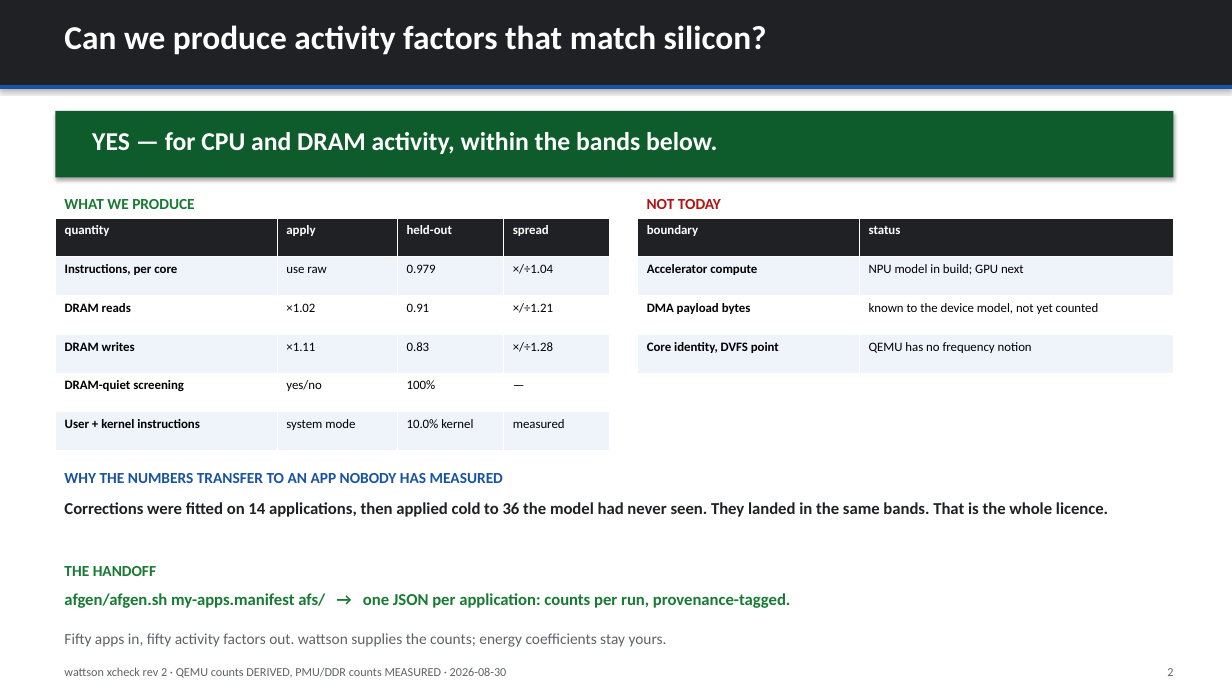
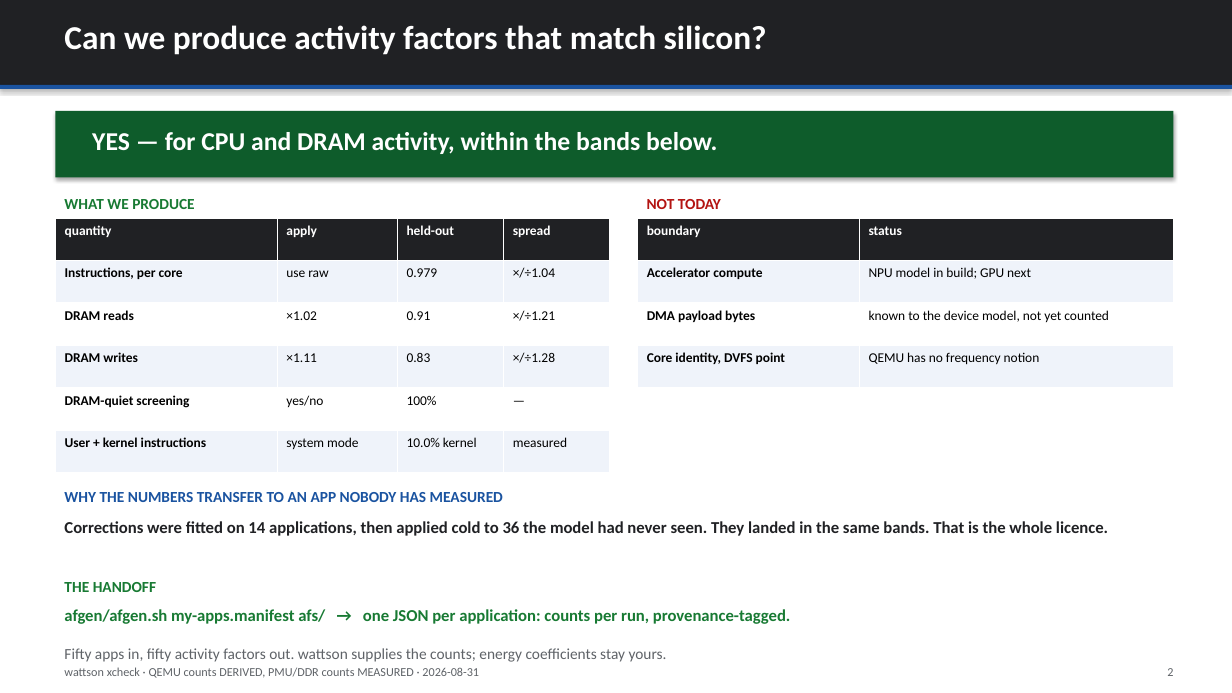
Before and after one commit to kylefoxaustin/wattson, a slide deck: slide 2 of xcheck/xcheck-correlation.pptx. Drawn at 1232x693 pixels with LibreOffice and Linux fonts; fonts in the diff are those of the drawing. Boxes give left, top, right and bottom in pixels: in the first picture for what was removed or moved away, otherwise in the second. Text is boxed around its words. In the diff, an @@ line names an element or a change of style, - is before the commit and + after.

```diff
--- a/xcheck/xcheck-correlation.pptx
+++ b/xcheck/xcheck-correlation.pptx
@@ table at [55, 218, 610, 473] @@
@@ size 10 to 10.5 pt @@
@@ table at [638, 218, 1174, 388] @@
@@ size 10 to 10.5 pt @@
@@ text "WHY THE NUMBERS TRANSFER TO ...": place and size @@
-text "WHY THE NUMBERS TRANSFER TO ..." at [64, 473, 503, 483]
+text "WHY THE NUMBERS TRANSFER TO ..." at [64, 492, 503, 502]
@@ text "Corrections were fitted on 14 ...": place and size @@
-text "Corrections were fitted on 14 ..." at [64, 502, 1108, 517]
+text "Corrections were fitted on 14 ..." at [64, 521, 1108, 536]
@@ 3 texts: place and size @@
-3 texts at [64, 566, 791, 647]
+3 texts at [64, 582, 791, 662]
@@ text at [64, 667, 479, 678]: text changed @@
-wattson xcheck rev 2 · QEMU counts DERIVED, PMU/DDR counts MEASURED · 2026-08-30
+wattson xcheck · QEMU counts DERIVED, PMU/DDR counts MEASURED · 2026-08-31
```
Also in this commit, not shown: 10 other slides changed, 1 other file.
